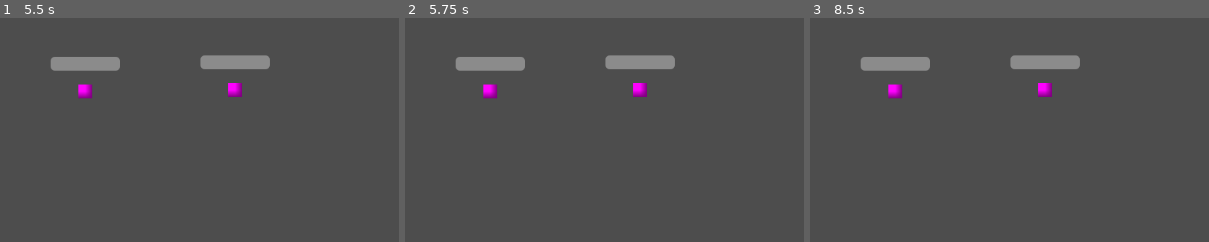
Above: before the commit, frames 1-3 (left to right).
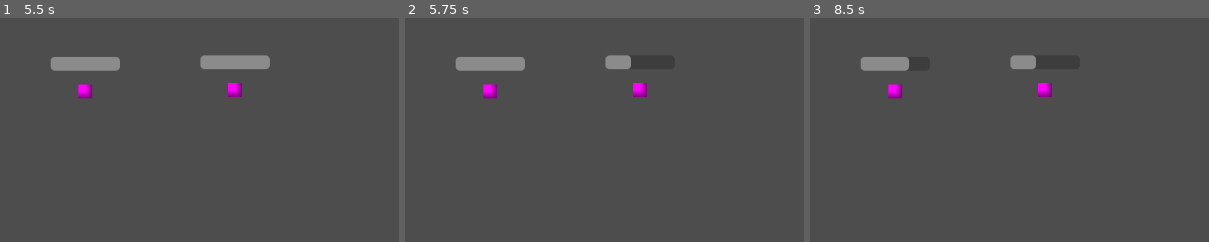
Above: after the commit, the same moments.

Repository: soapod/ff12combatdemo
Game: Godot game, scene res://scenes/BattleScene.tscn
Same seed, same stepped clock (60 frames per second), same inputs: the game is played once before the commit and once after it.
Inputs:
- Up to frame 1 (5.5 s): tap Enter at 0.5, 2, 3.5 s; tap Space at 1.25, 2.75, 4.25 s
- Up to frame 2 (5.75 s): no input
- Up to frame 3 (8.5 s): no input
The pictures show only the part of the screen within x 0-50%, y 0-50%; the shares and areas given below are measured in that part.

Frame 1 is identical in both runs. In frame 2, 0.7% of the frame differs, in the area x 56-68%, y 16-23%; in frame 3, 1.0%, in the area x 24-68%, y 16-24%.
Error before the commit: Parse Error: Unindent doesn't match the previous indentation level. (res://scripts/PlayerCharacter.gd:10)

Commit message:
6-4-25 2030
Fixed spacing and indentations

Diff:
--- a/scripts/BattleManager.gd
+++ b/scripts/BattleManager.gd
@@ -14,54 +14,54 @@
 
 # Called once when the scene tree is fully loaded
 func _ready() -> void:
-        # Grab the combatant nodes from the scene. This demo assumes the names are fixed.
-        var player = get_parent().get_node("Player1")
-        var enemy = get_parent().get_node("Enemy1")
+		# Grab the combatant nodes from the scene. This demo assumes the names are fixed.
+		var player = get_parent().get_node("Player1")
+		var enemy = get_parent().get_node("Enemy1")
 
-        combatants = [player, enemy]      # Order is not important in this demo
+		combatants = [player, enemy]      # Order is not important in this demo
 
-        # Announce the start of battle in the on-screen log
-        log_action("Battle started between %s and %s" % [
-                player.display_name,
-                enemy.display_name
-        ])
+		# Announce the start of battle in the on-screen log
+		log_action("Battle started between %s and %s" % [
+				player.display_name,
+				enemy.display_name
+		])
 
 # Called every frame to update CT gauges and perform actions when ready
 func _process(delta: float) -> void:
-        if state == State.PROCESSING:
-                return
+		if state == State.PROCESSING:
+				return
 
-        # Fill CT for each living combatant
-        for entity in combatants:
-                if entity.is_alive:
-                        entity.update_ct(delta)
+		# Fill CT for each living combatant
+		for entity in combatants:
+				if entity.is_alive:
+						entity.update_ct(delta)
 
-                        # When CT reaches 100 the entity can perform an action
-                        if entity.is_ready:
-                                var target = get_random_enemy_for(entity)
-                                if target:
-                                        var action = entity.generate_attack_action(target)
-                                        queue_action(action)
-                                        entity.reset_ct()
+						# When CT reaches 100 the entity can perform an action
+						if entity.is_ready:
+								var target = get_random_enemy_for(entity)
+								if target:
+										var action = entity.generate_attack_action(target)
+										queue_action(action)
+										entity.reset_ct()
 
-        # Execute the next queued action, one at a time
-        if action_queue.size() > 0:
-                var action = action_queue.pop_front()
-                state = State.PROCESSING
-                action.execute()
-                state = State.IDLE
+		# Execute the next queued action, one at a time
+		if action_queue.size() > 0:
+				var action = action_queue.pop_front()
+				state = State.PROCESSING
+				action.execute()
+				state = State.IDLE
 
 # Adds a new action to the end of the queue
 func queue_action(action: CombatAction) -> void:
-        action_queue.append(action)
+		action_queue.append(action)
 
 # Simple targeting helper used by the demo AI
 # Returns the first living enemy found for the given source entity
 func get_random_enemy_for(source: CombatEntity) -> CombatEntity:
-        for entity in combatants:
-                if entity != source and entity.is_alive:
-                        return entity
-        return null
+		for entity in combatants:
+				if entity != source and entity.is_alive:
+						return entity
+		return null
 
 # Adds a labelled message to the UI element named "ActionLog"
 func log_action(text: String) -> void:
@@ -73,10 +73,10 @@
 	if not template:
 		return
 
-        var new_entry = template.duplicate()
-        new_entry.text = text
-        new_entry.visible = true
+		var new_entry = template.duplicate()
+		new_entry.text = text
+		new_entry.visible = true
 
-        log_box.add_child(new_entry)
-        # Insert above the template so the newest entry appears last
-        log_box.move_child(new_entry, log_box.get_child_count() - 2)
+		log_box.add_child(new_entry)
+		# Insert above the template so the newest entry appears last
+		log_box.move_child(new_entry, log_box.get_child_count() - 2)
--- a/scripts/CombatAction.gd
+++ b/scripts/CombatAction.gd
@@ -5,9 +5,9 @@
 
 # Enumeration of possible action types
 enum ActionType {
-        ATTACK,    # Standard weapon attack
-        SPELL,     # Magical ability (not implemented)
-        DEFEND     # Defensive stance (not implemented)
+		ATTACK,    # Standard weapon attack
+		SPELL,     # Magical ability (not implemented)
+		DEFEND     # Defensive stance (not implemented)
 }
 
 # References to the entity performing the action and the target
--- a/scripts/CombatEntity.gd
+++ b/scripts/CombatEntity.gd
@@ -4,15 +4,15 @@
 # Enumeration for accessing stat dictionary keys
 # Each derived class can override these values in the `stats` dictionary
 enum Stat {
-        HP,
-        MAX_HP,
-        MP,
-        MAX_MP,
-        STRENGTH,
-        MAGIC,
-        SPEED,
-        VITALITY
-        }
+		HP,
+		MAX_HP,
+		MP,
+		MAX_MP,
+		STRENGTH,
+		MAGIC,
+		SPEED,
+		VITALITY
+		}
 
 # Base class for all combat participants (players and enemies)
 
@@ -21,10 +21,10 @@
 var level: int = 1
 # Dictionary containing all mutable stats for this entity
 var stats: Dictionary = {
-                Stat.HP: 100,
-                Stat.MAX_HP: 100,
-                Stat.MP: 0,
-                Stat.MAX_MP: 0,
+		Stat.HP: 100,
+		Stat.MAX_HP: 100,
+		Stat.MP: 0,
+		Stat.MAX_MP: 0,
 		Stat.STRENGTH: 10,
 		Stat.MAGIC: 10,
 		Stat.SPEED: 10,
@@ -56,8 +56,8 @@
 
 # Called after performing an action to start charging again
 func reset_ct() -> void:
-        ct = 0.0
-        is_ready = false
+		ct = 0.0
+		is_ready = false
 
 # Decreases HP and checks for defeat
 func take_damage(amount: float) -> void:
@@ -74,8 +74,8 @@
 
 # Calculates damage and applies it to the target. May chain multiple hits
 func perform_attack(target: CombatEntity) -> void:
-        if weapon == null or not target.is_alive:
-                return
+	if weapon == null or not target.is_alive:
+		return
 
 	var combo_count = 1
 
@@ -91,28 +91,28 @@
 			damage *= weapon.crit_multiplier
 			is_crit = true
 
-                target.take_damage(damage)
+		target.take_damage(damage)
 
-                # Write the attack summary to the battle log
-                var log_text = "%s hits %s for %d%s (Hit %d)" % [
-                        display_name,
-                        target.display_name,
-                        damage,
-                        " CRITICAL!" if is_crit else "",
-                        combo_count
-                ]
+		# Write the attack summary to the battle log
+		var log_text = "%s hits %s for %d%s (Hit %d)" % [
+			display_name,
+			target.display_name,
+			damage,
+			" CRITICAL!" if is_crit else "",
+			combo_count
+			]
 
 		var battle_manager = get_tree().get_current_scene().get_node("BattleManager")
 		if battle_manager and battle_manager.has_method("log_action"):
 			battle_manager.log_action(log_text)
 
-                if not target.is_alive:
-                        break
+		if not target.is_alive:
+			break
 
-                # Combo continuation check
-                # Random chance to keep attacking with the same weapon
-                if randf() > weapon.combo_chance:
-                        break
+		# Combo continuation check
+		# Random chance to keep attacking with the same weapon
+		if randf() > weapon.combo_chance:
+			break
 
 		combo_count += 1
 
--- a/scripts/Enemy.gd
+++ b/scripts/Enemy.gd
@@ -5,9 +5,9 @@
 # Behaviour mostly comes from `CombatEntity`.
 
 func _ready() -> void:
-        # Set default name and stats for this enemy instance
-        display_name = "Enemy"
-        level = 10
+	# Set default name and stats for this enemy instance
+	display_name = "Enemy"
+	level = 10
 
 	# Example stats — override per enemy type or prefab
 	stats = {
@@ -27,7 +27,7 @@
 	accessory = null
 
 func _process(delta: float) -> void:
-        # Update the HP bar to reflect any damage taken
-        var hp_bar = get_node("HPBar")
+	# Update the HP bar to reflect any damage taken
+	var hp_bar = get_node("HPBar")
 	hp_bar.max_value = stats[CombatEntity.Stat.MAX_HP]
 	hp_bar.value = stats[CombatEntity.Stat.HP]
--- a/scripts/PlayerCharacter.gd
+++ b/scripts/PlayerCharacter.gd
@@ -5,9 +5,9 @@
 # Inherits all core behaviour from `CombatEntity`.
 
 func _ready() -> void:
-        # Initialise this player's stats
-        display_name = "Vaan"
-        level = 12
+	# Initialise this player's stats
+	display_name = "Vaan"
+	level = 12
 
 	# Player stats — adjust per character
 	stats = {
@@ -27,7 +27,7 @@
 	accessory = null
 
 func _process(delta: float) -> void:
-        # Refresh the on-screen HP bar each frame
-        var hp_bar = get_node("HPBar")
+	# Refresh the on-screen HP bar each frame
+	var hp_bar = get_node("HPBar")
 	hp_bar.max_value = stats[CombatEntity.Stat.MAX_HP]
 	hp_bar.value = stats[CombatEntity.Stat.HP]
